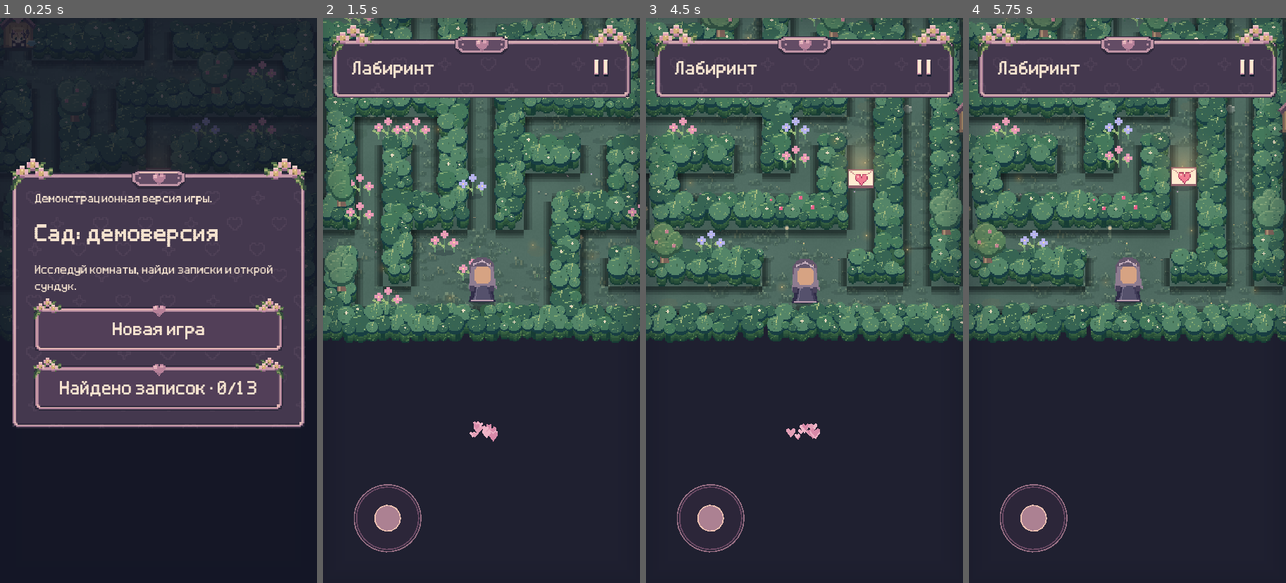
Above: before the commit, frames 1-4 (left to right).
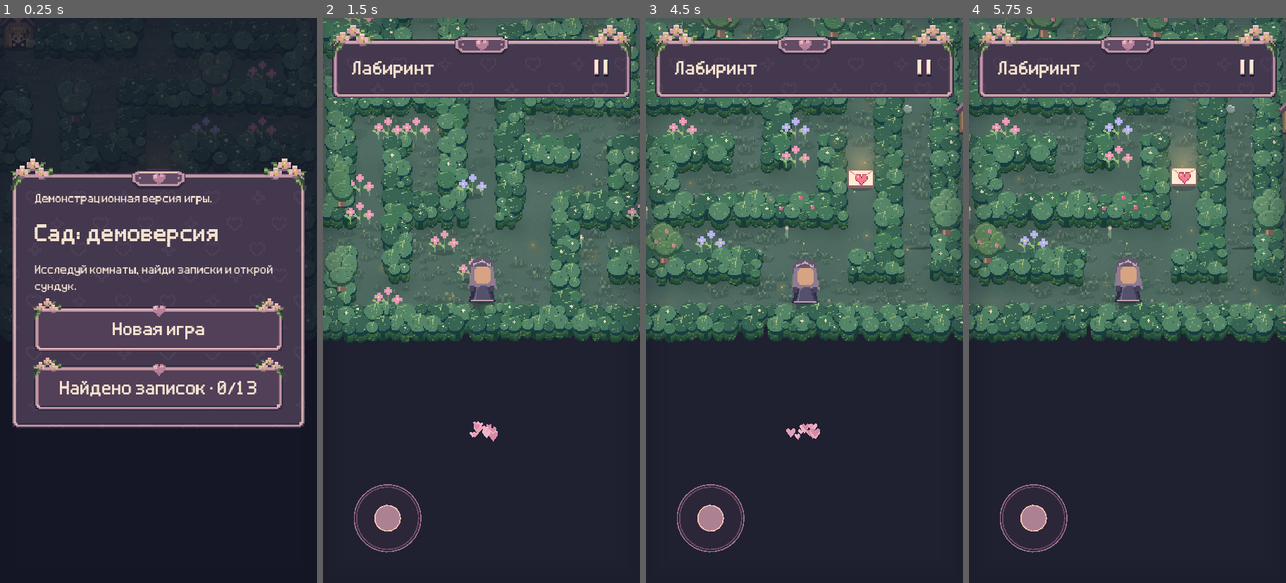
Above: after the commit, the same moments.

Repository: NQUAREx/dina-lovely
Game: Godot game, scene res://main.tscn
Same seed, same stepped clock (60 frames per second), same inputs: the game is played once before the commit and once after it. Sound files missing from this copy of the repository are replaced by a short silence.
Inputs (mouse positions are in pixels of both pictures, inside the frame that each line leads up to):
- Up to frame 1 (0.25 s): no input
- Up to frame 2 (1.5 s): click "Новая игра" at 0.5 s; click "Пойдём" at 1.25 s
- Up to frame 3 (4.5 s): click (924, 68) at 2 s; click "Новая игра" at 2.75 s; click "Начать новую историю" at 3.5 s; click "Пойдём" at 4.25 s
- Up to frame 4 (5.75 s): move the mouse to (1197, 272) at 5.02 s; click (1197, 272) at 5.17 s

The runs differ from the first frame. In frame 2, 4.9% of the frame differs, in the area x 0-100%, y 0-53%; in frame 3, 5.1%; in frame 4, 5.0%.

Commit message:
Revert "Add dense ground shadows beneath maze hedges"
This reverts commit 3ac0709067ce088027f8bfc1729d9bd4395bd8d8.

Diff:
--- a/scripts/game.gd
+++ b/scripts/game.gd
@@ -2423,7 +2423,6 @@
 			if grid[y][x]=="#" and not corridor_row(y) and level!=0:
 				renderables.append({"kind":corridor_wall_kind(y),"pos":Vector2(x+.5,y+.5)*TILE,"id":"","wall":true,"cell":Vector2i(x,y)})
 
-	if level==0:draw_hedge_ground_shadows()
 	if not drawing_neighbor:boundary_backdrop.draw_tree_shadows()
 
 	for obj in objects:
@@ -4093,27 +4092,6 @@
 		food_heart_clock+=.13;food_hearts_left-=1
 		particles.append({"pos":player+Vector2(randf_range(-5,5),-48),"vel":Vector2(randf_range(-4,4),-23),"life":1.8,"color":Color("ef436b"),"heart":true})
 
-func draw_hedge_ground_shadows() -> void:
-	# Floor-only pass: dense continuous shade, before bushes and all actors.
-	var visible:=get_viewport_rect().grow(90)
-	for y in range(5,grid.size()-5):
-		for x in range(grid[y].length()):
-			if grid[y][x]!="#":continue
-			var p:=screen(Vector2(x,y)*TILE)
-			if not visible.has_point(p):continue
-			for direction in [Vector2i.LEFT,Vector2i.RIGHT,Vector2i.UP,Vector2i.DOWN]:
-				var n:Vector2i=Vector2i(x,y)+direction
-				if n.x<0 or n.x>=grid[y].length() or n.y<0 or n.y>=grid.size():continue
-				if grid[n.y][n.x] in ["#"," "]:continue
-				for layer in range(3):
-					var reach:=float(14-layer*4)
-					var box:Rect2
-					if direction==Vector2i.LEFT:box=Rect2(p+Vector2(-reach,0),Vector2(reach,48))
-					elif direction==Vector2i.RIGHT:box=Rect2(p+Vector2(48,0),Vector2(reach,48))
-					elif direction==Vector2i.UP:box=Rect2(p+Vector2(0,-reach),Vector2(48,reach))
-					else:box=Rect2(p+Vector2(0,48),Vector2(48,reach))
-					draw_rect(box,Color(.025,.045,.05,.16 if layer==0 else .23))
-
 func draw_hedge_tree_top(kind: String, position: Vector2) -> void:
 	var variant:=posmod(floori(position.x/48)*17+floori(position.y/48)*7,6)
 	var key:=kind+str(variant)
Not shown, removed: docs/game.41d9d5103925.pck
Not shown, added: docs/game.d50338ac247f.pck
Not shown, changed: docs/index.pck
